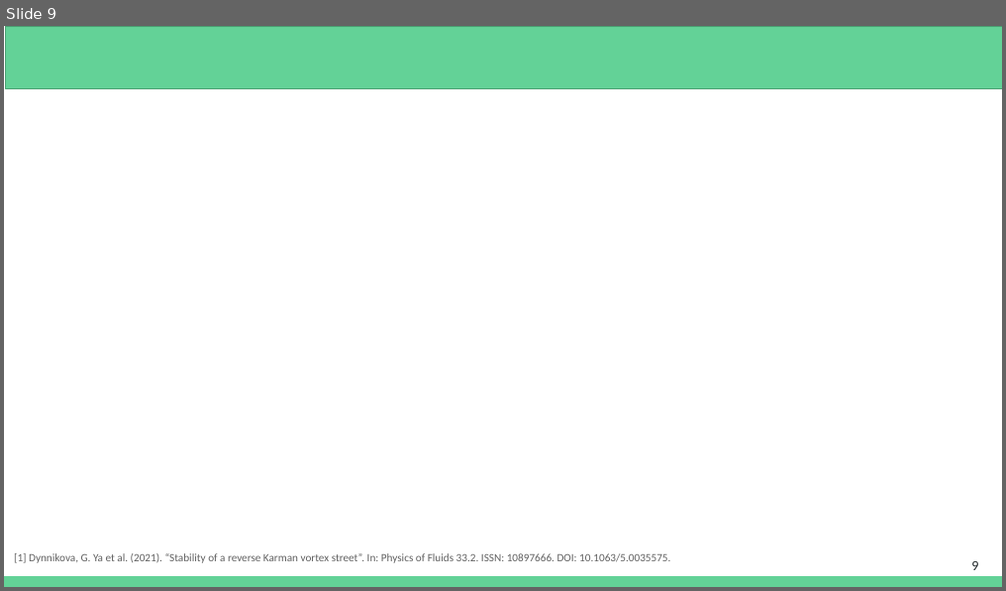
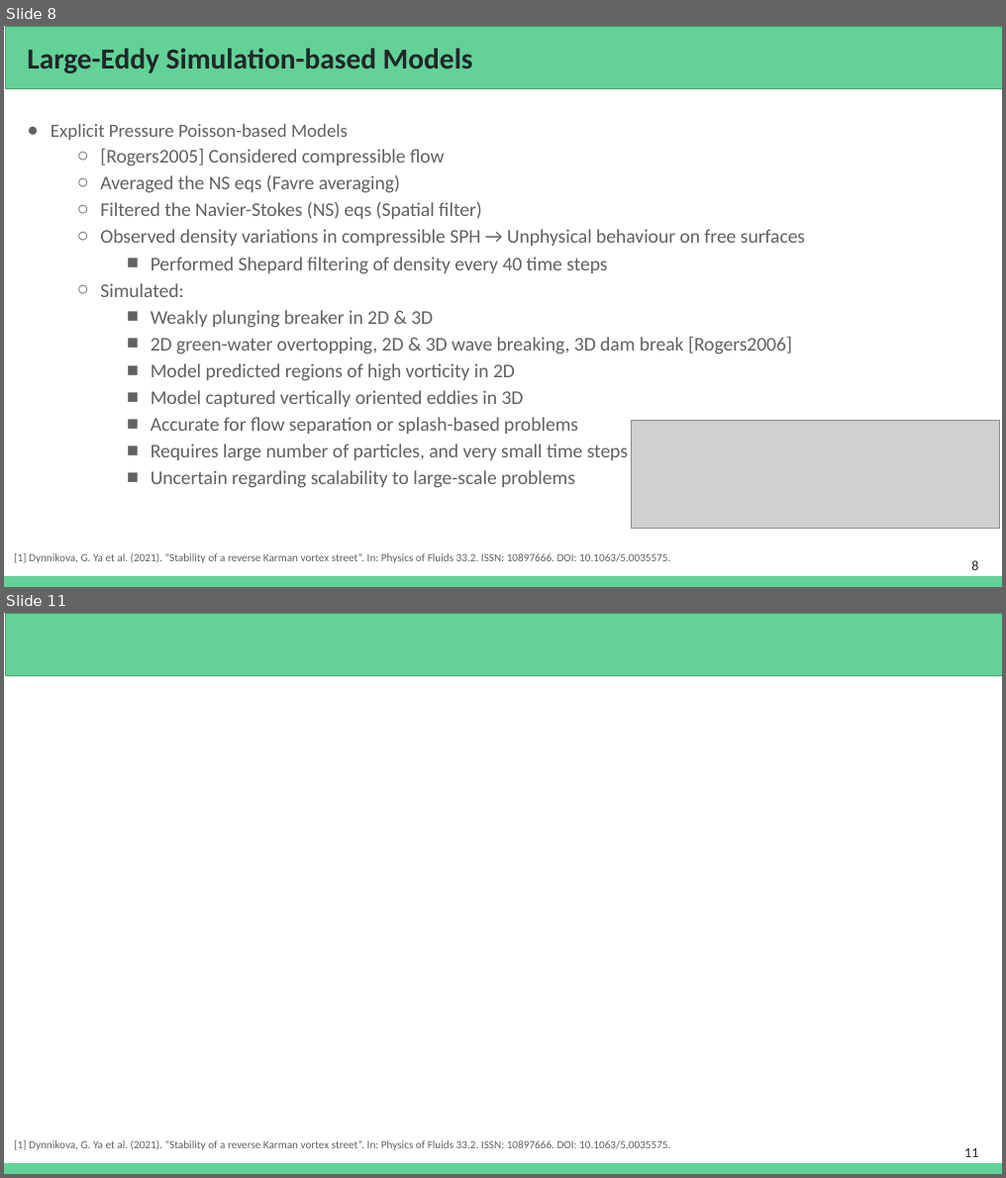
Before and after one commit to Prajwal-Prathiksh/ddp-thesis, a slide deck: report/DDP Stage I - 2022.pptx. Shown one above the other, each under a label of ours: slide 9 before the commit, slides 8 and 11 after it; the slides between them are not shown. The pictures are 1006x591 and 1006x1178 pixels, drawn with LibreOffice and Linux fonts; fonts in the diff are those of the drawing; grey boxes stand for pictures. Boxes give left, top, right and bottom in pixels: in the first picture for what was removed or moved away, otherwise in the second. Text is boxed around its words. In the diff, an @@ line names an element or a change of style, - is before the commit and + after.

Commit message:
Update ppt

```diff
--- a/report/DDP Stage I - 2022.pptx
+++ b/report/DDP Stage I - 2022.pptx
@@ slide 8 added at (4,26,1002,587), background #FFFFFF; not listed: 1 template element that a slide beside it also shows @@
@@ rectangle added at (5,26,1002,89), fill #63D297, outline #4BA173 0.75 pt @@
@@ title added at (27,48,473,74), 28 pt, text #202729, bold @@
+Large-Eddy Simulation-based Models
@@ text added at (51,124,805,488), 18.7 pt, text #616161 @@
+● Explicit Pressure Poisson-based Models
+  ○ [Rogers2005] Considered compressible flow
+  ○ Averaged the NS eqs (Favre averaging)
+  ○ Filtered the Navier-Stokes (NS) eqs (Spatial filter)
+  ○ Observed density variations in compressible SPH → Unphysical behaviour on free surfaces
+    ■ Performed Shepard filtering of density every 40 time steps
+  ○ Simulated:
+    ■ Weakly plunging breaker in 2D & 3D
+    ■ 2D green-water overtopping, 2D & 3D wave breaking, 3D dam break [Rogers2006]
+    ■ Model predicted regions of high vorticity in 2D
+    ■ Model captured vertically oriented eddies in 3D
+    ■ Accurate for flow separation or splash-based problems
+    ■ Requires large number of particles, and very small time steps
+    ■ Uncertain regarding scalability to large-scale problems
@@ picture added at (631,421,1000,528) @@
@@ text added at (14,554,670,564), 10.7 pt, text #616161 @@
+[1] Dynnikova, G. Ya et al. (2021). “Stability of a reverse Karman vortex street”. In: Physics of Fluids 33.2. ISSN: 10897666. DOI: 10.1063/5.0035575.
@@ page number added at (971,561,978,570), 13.3 pt, text #202729 @@
+8
@@ what was slide 9 is now slide 11 @@
@@ page number at (964,1149,978,1157): text changed @@
-9
+11
```
Also in this commit, not shown: 2 slides changed, 5 other slides added.
